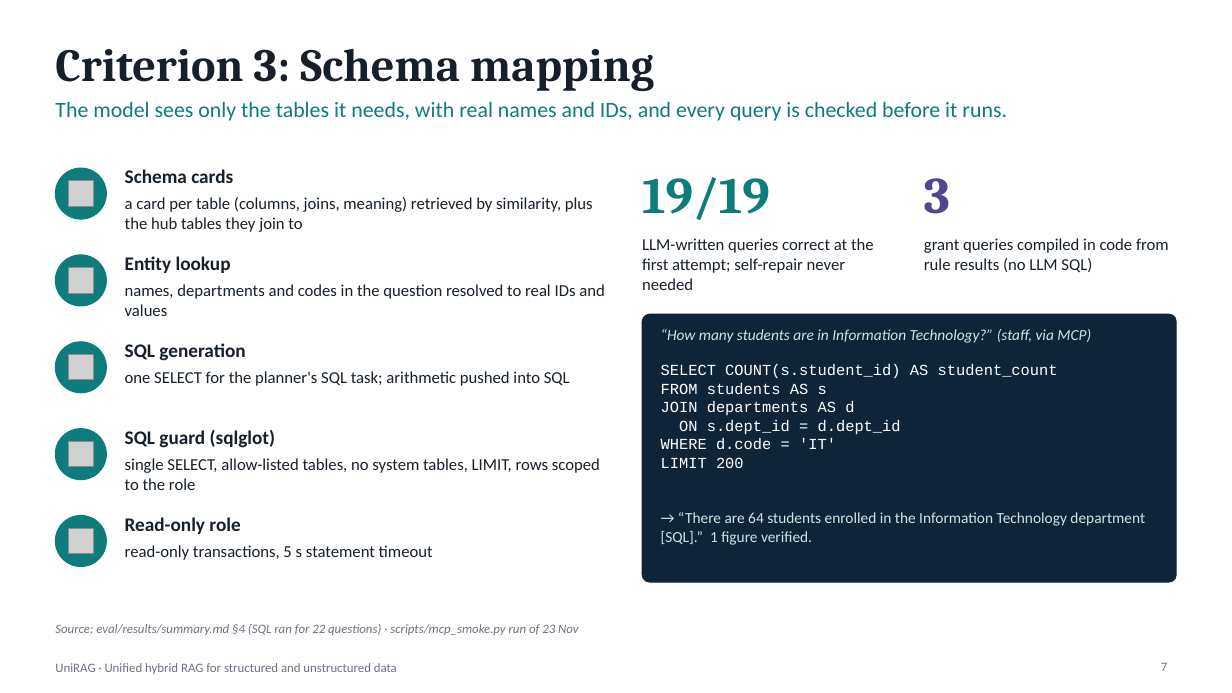
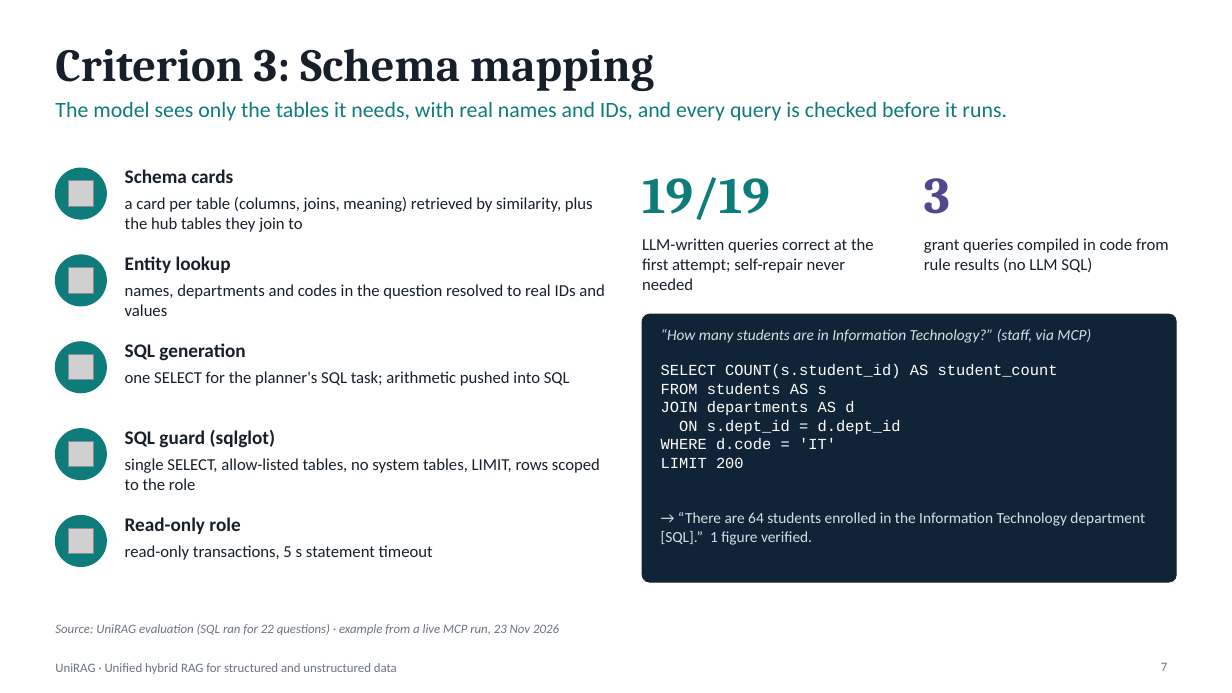
Before and after one commit to hasansaylawala529-bit/UniRAG, a slide deck: slide 7 of docs/presentation/UniRAG_presentation.pptx. Drawn at 1232x693 pixels with LibreOffice and Linux fonts; fonts in the diff are those of the drawing; grey boxes stand for pictures. Boxes give left, top, right and bottom in pixels: in the first picture for what was removed or moved away, otherwise in the second. Text is boxed around its words. In the diff, an @@ line names an element or a change of style, - is before the commit and + after.

```diff
--- a/docs/presentation/UniRAG_presentation.pptx
+++ b/docs/presentation/UniRAG_presentation.pptx
@@ text at box(55, 624, 559, 635): text changed @@
-Source: eval/results/summary.md §4 (SQL ran for 22 questions) · scripts/mcp_smoke.py run of 23 Nov
+Source: UniRAG evaluation (SQL ran for 22 questions) · example from a live MCP run, 23 Nov 2026
```
Also in this commit, not shown: 9 other slides changed, 2 other files.
